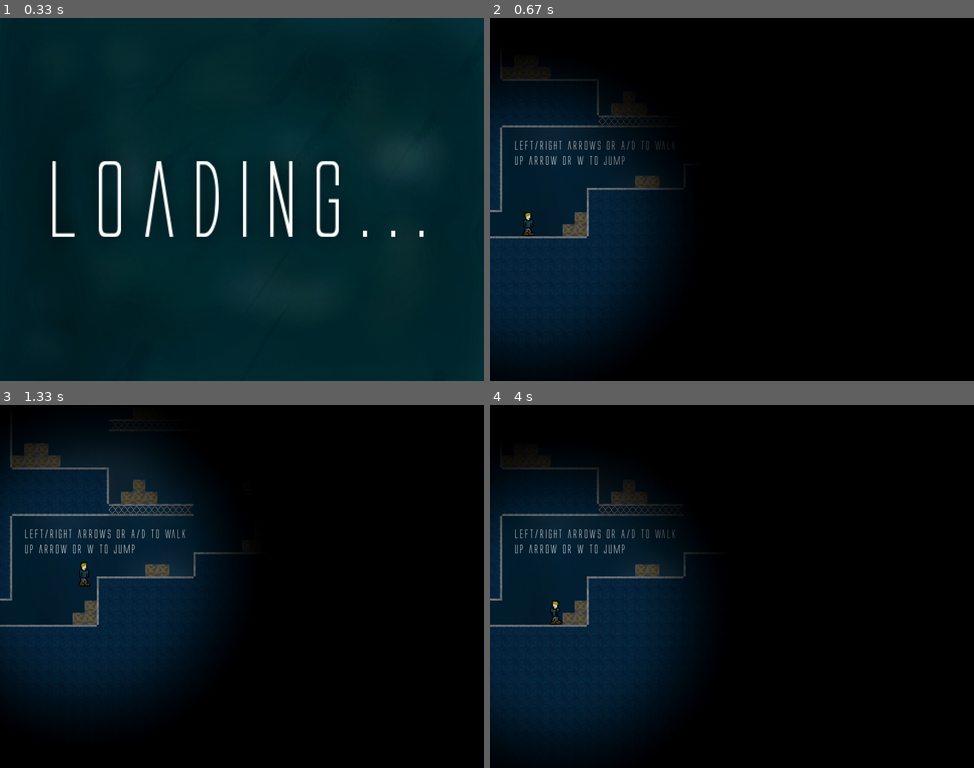
Above: before the commit, frames 1-4 (two rows, left to right).
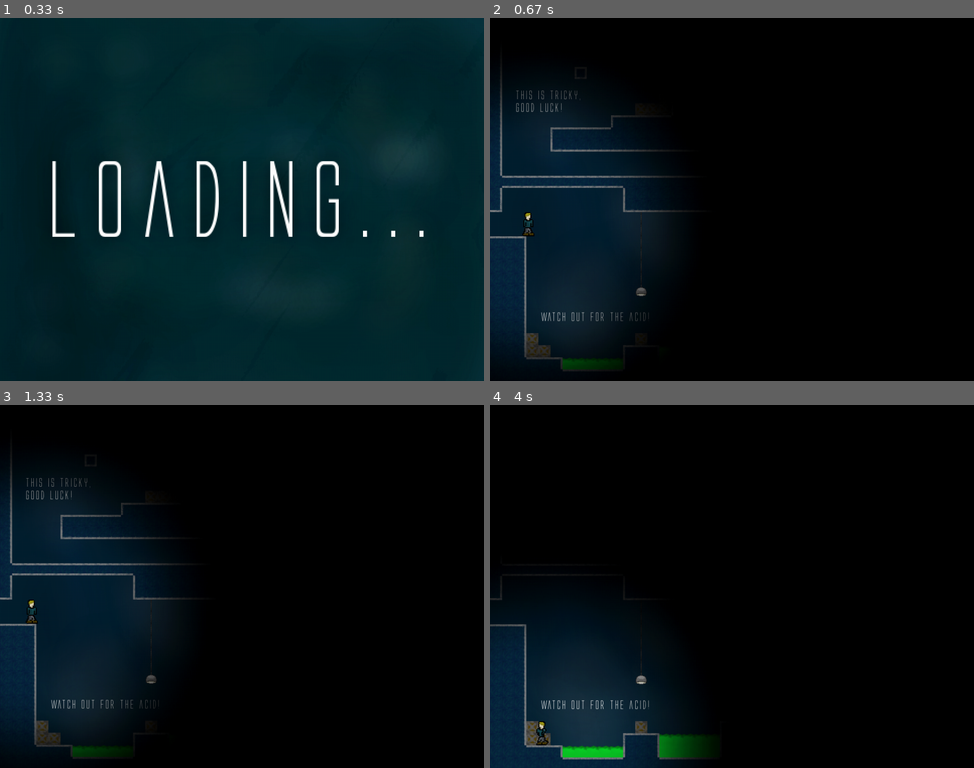
Above: after the commit, the same moments.

Repository: Sigton/stealth
Game: pygame game, started from source/main.py
Same seed, same stepped clock (60 frames per second), same inputs: the game is played once before the commit and once after it.
Inputs:
- Up to frame 1 (0.33 s): no input
- Up to frame 2 (0.67 s): hold Right from 0.33 s (still down)
- Up to frame 3 (1.33 s): release Right at 0.8 s; hold Up 0.83-1.13 s; hold Right from 1.17 s (still down)
- Up to frame 4 (4 s): release Right at 1.63 s; hold Left 1.67-2.2 s; hold Up 2.67-3.03 s; hold Right 3.07-3.7 s; hold Left from 3.73 s (still down)

Frame 1 is identical in both runs. In frame 2, 3.2% of the frame differs, in the area x 2-40%, y 16-98%; in frame 3, 14%; in frame 4, 21%, in the area x 0-46%, y 16-100%.

Commit message:
Adding more level text

Diff:
--- a/source/level.py
+++ b/source/level.py
@@ -411,7 +411,8 @@
         self.level_text.add(text)
         text = leveltext.LevelText("Almost there...", 100, 435)
         self.level_text.add(text)
-
+        text = leveltext.LevelText("Use space bar to hack the keypad", 300, 50)
+        self.level_text.add(text)
         text = leveltext.LevelText("Congrats!", 1150, 700)
         self.level_text.add(text)
 
--- a/source/main.py
+++ b/source/main.py
@@ -55,7 +55,7 @@
     # Create the levels
     level_list = list()
 
-    level_list.append(level.Level01(player, True))
+    # level_list.append(level.Level01(player, True))
     level_list.append(level.Level02(player, True))
 
     # Set the current level
